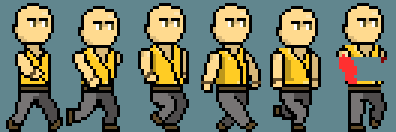
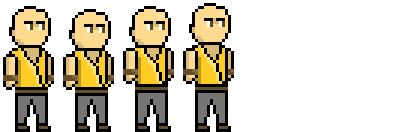
Two versions of the same layered image (396x132). Layer-by-layer changes:
renamed "Char_idle" to "Char_walk", hid the group it (7 layers) over [6, 0, 387, 132]
painted on "Char6" over [336, 45, 387, 84]
added group "Char_idle" with 4 layers above "Capa 1" over [3, 3, 234, 132]
added layer "Char4" (2nd of 2, in "Char_idle") in group "Char_idle" over [165, 3, 234, 132]
added layer "Char3" (2nd of 2, in "Char_idle") in group "Char_idle" over [123, 6, 174, 132]
added layer "Char2" (2nd of 2, in "Char_idle") in group "Char_idle" over [63, 9, 114, 132]
added layer "Char1" (2nd of 2, in "Char_idle") in group "Char_idle" over [3, 6, 54, 132]
hid "Capa 1" over [0, 0, 396, 132]
